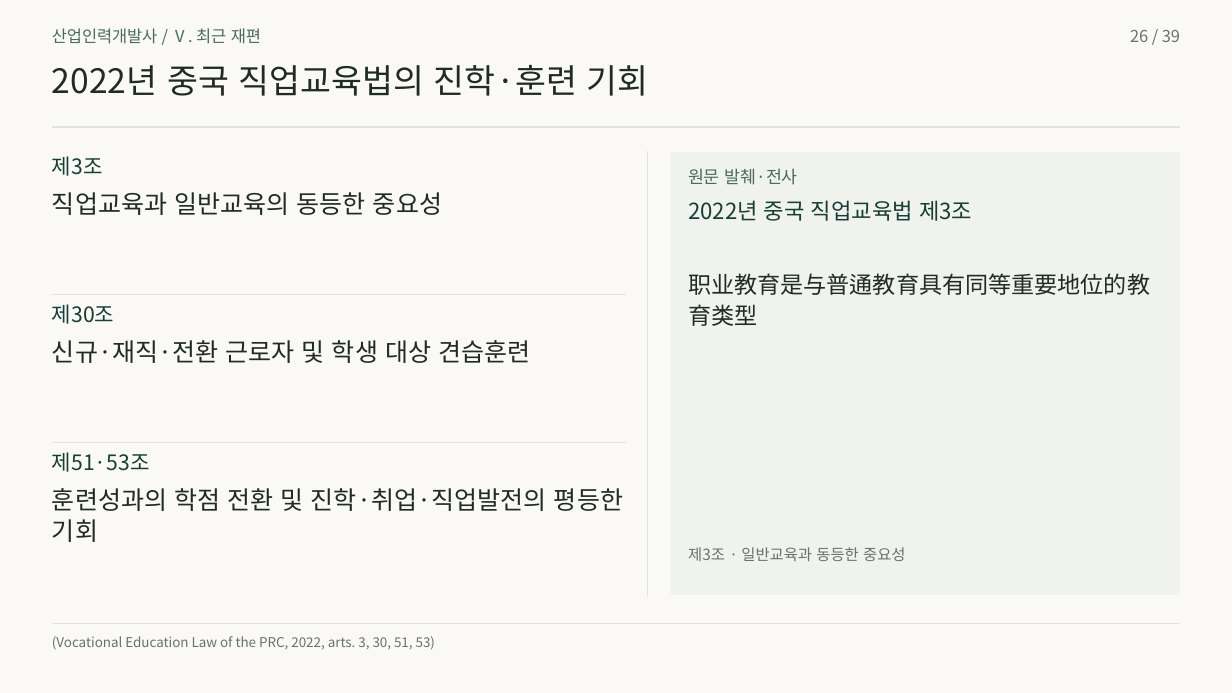
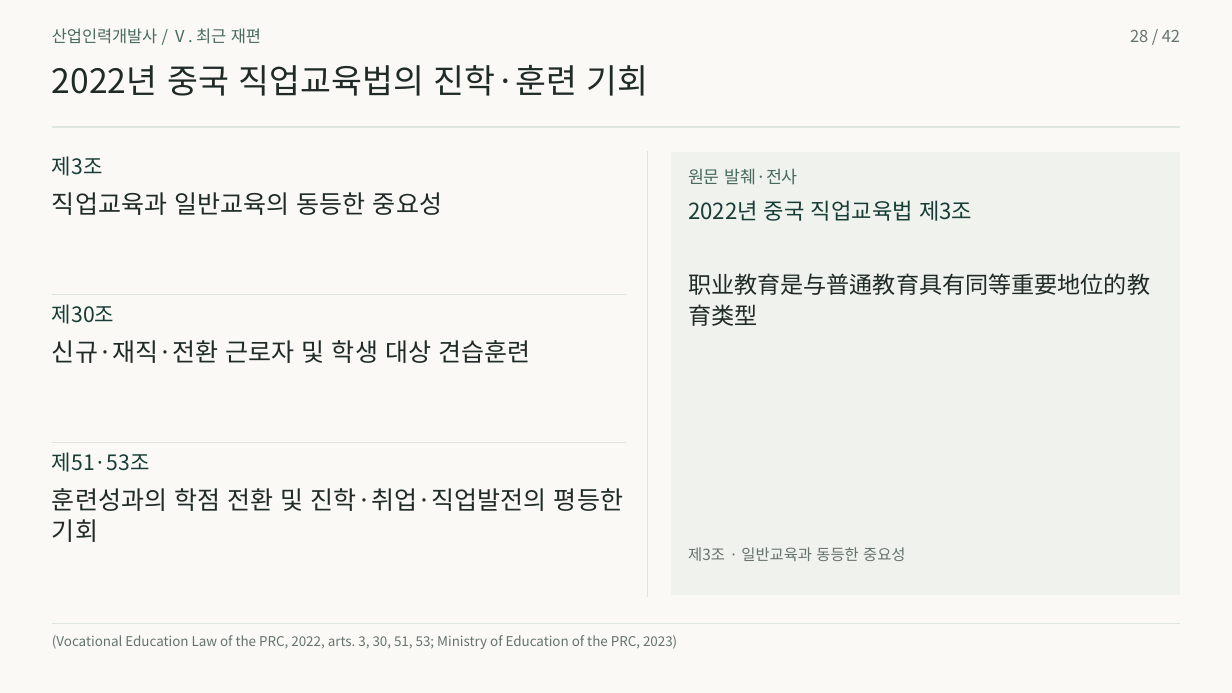
Before and after one commit to 01Chungee10/vet-history-rehearsal, a slide deck: slide 28 of au-cn-2026/presentation.pptx (slide 26 before the commit). Drawn at 1232x693 pixels with LibreOffice and Linux fonts; fonts in the diff are those of the drawing. Boxes give left, top, right and bottom in pixels: in the first picture for what was removed or moved away, otherwise in the second. Text is boxed around its words. In the diff, an @@ line names an element or a change of style, - is before the commit and + after.

```diff
--- a/au-cn-2026/presentation.pptx
+++ b/au-cn-2026/presentation.pptx
@@ text at bbox=[1130, 30, 1180, 42]: text changed @@
-26 / 39
+28 / 42
@@ text at bbox=[52, 635, 677, 649]: text changed @@
-(Vocational Education Law of the PRC, 2022, arts. 3, 30, 51, 53)
+(Vocational Education Law of the PRC, 2022, arts. 3, 30, 51, 53; Ministry of Education of the PRC, 2023)
```
Also in this commit, not shown: 38 other slides changed, 3 slides added, 46 other files.
